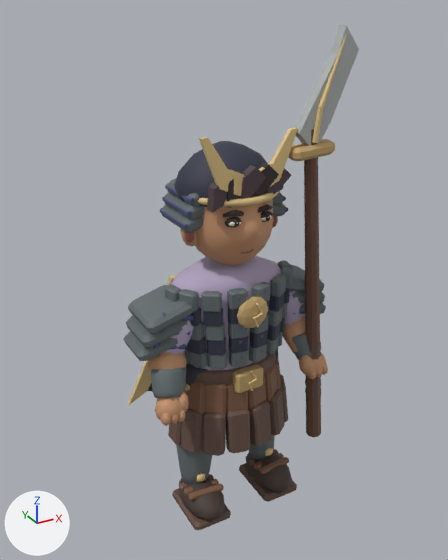
What one commit did to the glTF model public/assets/models/raiden.glb.
The view is the same before and after, from a 50 mm lens placed at (-1.27, -2.26, 2.32), pointed at (0.04, 0.12, 1.13). Lighting does not change. The marker at lower left points along +X, +Y and +Z. The picture after the commit comes second. Vertices at exactly the same position are counted once.

Objects in the first picture: 'raiden'.
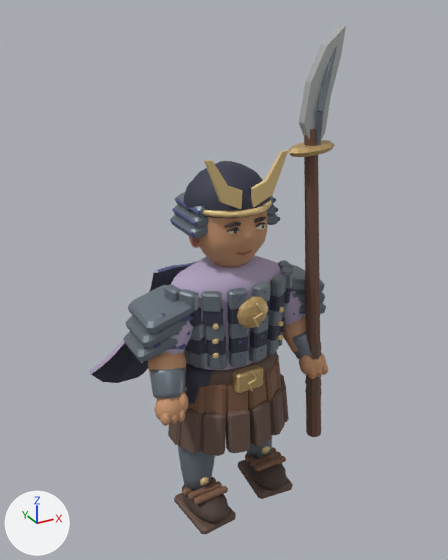
What changed in the scene script:
```text
Change me_raiden_color_and_skin:
    remove me_raiden_color_and_skin.from_pydata(...)  # 6364 vertices, 11808 faces; spans x -0.49..0.49, y -0.24..0.47, z -0.01..2.25
    add me_raiden_color_and_skin.from_pydata(...)  # 6622 vertices, 12280 faces; spans x -0.54..0.49, y -0.27..0.57, z -0.01..2.25
    me_raiden_color_and_skin part 1: the loose piece of 32 vertices spanning x -0.24..-0.13, y -0.08..0.19, z 1.52..1.59 is scaled about its middle by 0.862, then moved by (0.04, -0.01, 0.0)
    me_raiden_color_and_skin part 2: the loose piece of 32 vertices spanning x 0.13..0.24, y -0.08..0.19, z 1.52..1.59 is scaled about its middle by 0.862, then moved by (-0.04, -0.01, 0.0)
    me_raiden_color_and_skin part 3: a new loose piece, a 6-sided cylinder along y spanning x -0.206..-0.186, y -0.064..0.155, z 1.496..1.514, in mat_painted_metal_edges__textile_and_clay
    me_raiden_color_and_skin part 4: the loose piece of 12 vertices spanning x -0.22..-0.03, y -0.16..-0.14, z 1.62..1.87 is scaled about its middle by 0.862, then moved by (0.02, 0.02, -0.07)
    me_raiden_color_and_skin part 5: the loose piece of 12 vertices spanning x 0.03..0.22, y -0.16..-0.14, z 1.62..1.87 is scaled about its middle by 0.862, then moved by (-0.02, 0.02, -0.07)
    me_raiden_color_and_skin part 6: a new loose piece, an icosphere of 80 faces spanning x -0.192..-0.127, y -0.018..0.041, z 1.366..1.474, in mat_painted_metal_edges__textile_and_clay
    me_raiden_color_and_skin part 7: the loose piece of 12 vertices spanning x -0.22..-0.17, y -0.08..-0.06, z 0.16..0.21 is moved by (0.0, -0.03, 0.0)
    me_raiden_color_and_skin part 8: the loose piece of 42 vertices spanning x -0.3..-0.1, y -0.24..0.1, z -0.01..0.16 is multiplied about its middle by the matrix ((0.947, -0.093, 0.0), (0.091, 0.961, 0.0), (0.0, 0.0, 0.819)), then moved by (0.01, -0.03, -0.01)
    me_raiden_color_and_skin part 9: the loose piece of 32 vertices spanning x -0.3..-0.1, y -0.21..0.08, z -0.01..0.04 is turned 5.5 degrees about the z axis through the mesh origin
    me_raiden_color_and_skin part 10: the loose piece of 40 vertices spanning x -0.28..-0.1, y -0.07..0.1, z 0.1..0.42 is moved by (0.0, -0.03, 0.0)
    me_raiden_color_and_skin part 11: the loose piece of 50 vertices spanning x -0.27..-0.05, y -0.09..0.14, z 0.32..0.82 is turned 5.5 degrees about the z axis through the mesh origin
    me_raiden_color_and_skin part 12: the loose piece of 12 vertices spanning x 0.17..0.22, y -0.08..-0.06, z 0.16..0.21 is moved by (0.0, 0.02, 0.0)
    me_raiden_color_and_skin part 13: the loose piece of 42 vertices spanning x 0.07..0.08, y -0.19..-0.18, z 1.51..1.53 is multiplied about its middle by the matrix ((14.56, 4.601, 0.0), (-1.402, 47.779, 0.0), (0.0, 0.0, 7.473)), then moved by (0.12, 0.14, -1.45)
    me_raiden_color_and_skin part 14: the loose piece of 40 vertices spanning x 0.1..0.28, y -0.07..0.1, z 0.1..0.42 is moved by (0.0, 0.02, 0.0)
    me_raiden_color_and_skin part 15: the loose piece of 70 vertices spanning x -0.38..0.25, y 0.1..0.47, z 0.33..1.2 is rebuilt with 198 vertices and now spans x -0.54..0.13, y 0.19..0.57, z 0.41..1.21
    me_raiden_color_and_skin part 16: the loose piece of 12 vertices spanning x 0.28..0.32, y -0.2..-0.17, z 1.81..1.95 is rebuilt with 12 vertices and now spans x 0.3..0.33, y -0.2..-0.16, z 1.79..1.94
    me_raiden_color_and_skin part 17: 21 loose pieces with 278 vertices, spanning x -0.25..0.25, y -0.19..0.18, z 1.37..1.74, are deleted
    me_raiden_color_and_skin part 18: 150 vertices moved from x -0.37..0.49, y -0.23..0.2, z 0.1..2.25 to x -0.37..0.46, y -0.23..0.2, z 0.1..2.18; 1391 vertices removed from x -0.42..0.49, y -0.24..0.24, z -0.01..2.22; 1589 vertices added at x -0.43..0.46, y -0.21..0.5, z -0.01..2.25
    me_raiden_color_and_skin part 19: 2058 kept faces spanning x -0.49..0.49, y -0.24..0.21, z 0.13..1.78 get new vertex colours; the middle colour goes from dark grey #626b6d to grey #6e7880
    other edits to the shape of me_raiden_color_and_skin do not show in these pictures
```

Changed parts and their boxes [x1, y1, x2, y2] in the pictures (448 x 560 px; the box of a moved part takes in the faces that stretch with it):
'raiden', reshaped (9% wider)
    before: [124, 25, 359, 531]
    after: [89, 25, 346, 534]
part 1 of me_raiden_color_and_skin, moved or reshaped
    before: [164, 192, 204, 219]
    after: [177, 192, 205, 217]
part 2 of me_raiden_color_and_skin, moved or reshaped (mostly hidden)
    before: [273, 192, 283, 205]
    after: [270, 196, 274, 205]
part 3 of me_raiden_color_and_skin, added
    after: [172, 208, 198, 226]
part 4 of me_raiden_color_and_skin, moved or reshaped
    before: [199, 137, 244, 196]
    after: [204, 160, 242, 209]
part 5 of me_raiden_color_and_skin, moved or reshaped
    before: [259, 128, 298, 186]
    after: [251, 150, 288, 207]
part 6 of me_raiden_color_and_skin, added
    after: [189, 236, 200, 248]
part 7 of me_raiden_color_and_skin, moved or reshaped
    before: [197, 473, 205, 482]
    after: [200, 477, 209, 485]
part 8 of me_raiden_color_and_skin, moved or reshaped
    before: [179, 477, 225, 522]
    after: [182, 484, 230, 524]
part 9 of me_raiden_color_and_skin, moved or reshaped
    before: [172, 488, 231, 531]
    after: [174, 493, 236, 534]
part 10 of me_raiden_color_and_skin, moved or reshaped
    before: [176, 445, 212, 484]
    after: [178, 445, 215, 491]
part 11 of me_raiden_color_and_skin, moved or reshaped (mostly hidden before)
    before: [186, 363, 208, 388]
    after: [185, 363, 216, 404]
part 12 of me_raiden_color_and_skin, moved or reshaped
    before: [265, 448, 273, 456]
    after: [261, 446, 270, 454]
part 13 of me_raiden_color_and_skin, moved or reshaped (not visible before)
    after: [245, 453, 287, 491]
part 14 of me_raiden_color_and_skin, moved or reshaped
    before: [249, 435, 275, 459]
    after: [247, 435, 272, 458]
part 15 of me_raiden_color_and_skin, rebuilt (mostly hidden before)
    before: [128, 274, 178, 405]
    after: [89, 261, 198, 383]
part 16 of me_raiden_color_and_skin, rebuilt
    before: [312, 107, 323, 143]
    after: [315, 111, 324, 145]
part 17 of me_raiden_color_and_skin, deleted
    before: [160, 163, 291, 254]
part 18 of me_raiden_color_and_skin, moved or reshaped
    before: [154, 25, 359, 502]
    after: [141, 25, 346, 504]
part 19 of me_raiden_color_and_skin, edited (looks the same)
    both: [124, 153, 326, 398]
